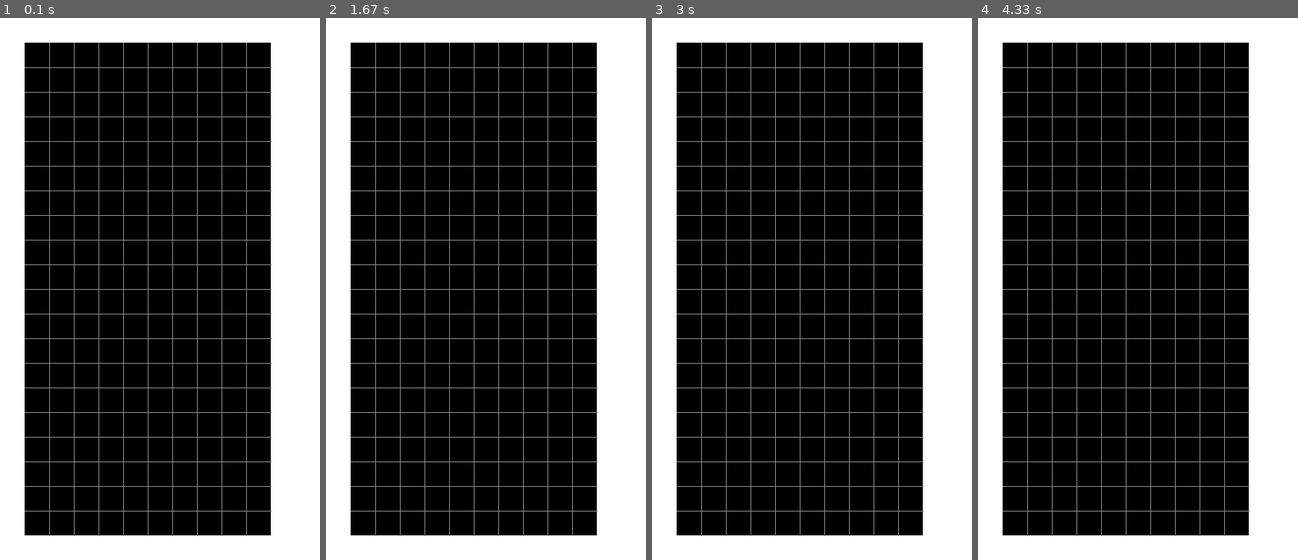
Above: before the commit, frames 1-4 (left to right).
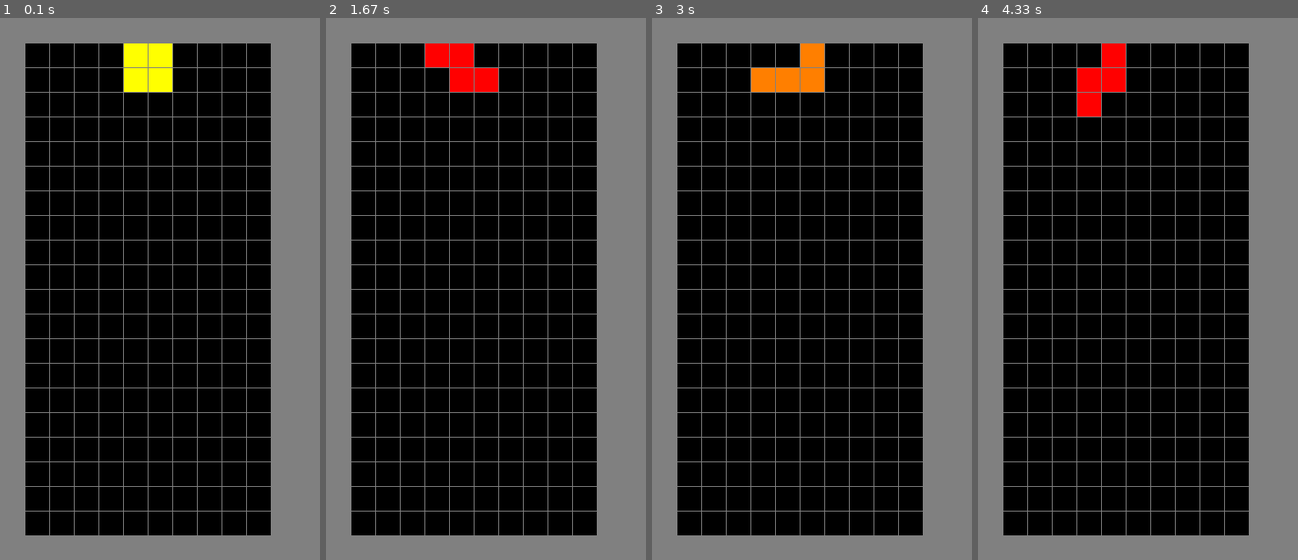
Above: after the commit, the same moments.

Repository: TehDucctator/pygame-tetris
Game: pygame game, started from main.py
Same seed, same stepped clock (60 frames per second), same inputs: the game is played once before the commit and once after it.
Inputs:
- Up to frame 1 (0.1 s): no input
- Up to frame 2 (1.67 s): tap Space at 0.33, 1.23 s; hold Z 0.67-1.13 s; hold Right 0.67-1.13 s; hold Right from 1.17 s (still down); tap C at 1.32 s
- Up to frame 3 (3 s): release Right at 1.67 s; hold Up 1.7-2.23 s; tap Space at 1.77, 2.33, 2.92 s; hold Right 2.27-2.82 s; tap Z at 2.42 s; hold Left from 2.85 s (still down)
- Up to frame 4 (4.33 s): tap C at 3 s; release Left at 3.38 s; hold Down 3.42-3.93 s; tap Space at 3.48, 4.03 s; hold Left from 3.97 s (still down); tap Z at 4.12 s

The runs differ from the first frame. In frame 1, 32% of the frame differs, in the area x 0-100%, y 0-100%; in frame 2, 32%; in frame 3, 32%; in frame 4, 32%.

Commit message:
added queue, draw(), current_piece class, movement, and rotation

Diff:
--- a/main.py
+++ b/main.py
@@ -33,17 +33,17 @@
 pygame.init()
 
 def draw_grid():
-    screen.fill(WHITE)
+    screen.fill(GREY)
     # grid
     pygame.draw.rect(screen, BLACK, [30, 30, 300, 600])
 
-    for i in range(9): # vertical lines
+    for i in range(11): # vertical lines
         offset = i * 30
-        pygame.draw.line(screen, GREY, (60+offset, 30), (60+offset, 630))
+        pygame.draw.line(screen, GREY, (30+offset, 30), (30+offset, 630))
 
-    for i in range(19):
+    for i in range(21):
         offset = i * 30
-        pygame.draw.line(screen, GREY, (30, 60+offset), (330, 60+offset))
+        pygame.draw.line(screen, GREY, (30, 30+offset), (330, 30+offset))
 
 
 SCRN_W, SCRN_H = 390, 660
@@ -59,13 +59,74 @@
 
 pygame.display.set_caption('Pygame Tetris')
 
+q = []
+
+def draw(tetromino: str, x=120, y=30, rotation=0):
+  piece = eval(tetromino)
+  color = piece_colors[tetromino]
+  origin_x, origin_y = x, y
+
+  for row in piece[rotation]:
+    for c in row:
+      if c == 'X':
+        pygame.draw.rect(screen, color, [x+1, y+1, 29, 29])
+
+      x += 30
+    x = origin_x
+    y += 30
+
+  pygame.display.flip()
+
+class current_piece:
+  def __init__(self, shape, x=120, y=30, rotation=0):
+    self.shape = shape
+    self.x = x
+    self.y = y
+    self.rotation = rotation
+
 
 def main():
+    q.extend(generate_bag())
+    current = current_piece(q[0])
+    draw(current.shape, current.x, current.y, current.rotation)
+
     running = True
     while running: # main game loop
+        if len(q) <= 7:
+          q.extend(generate_bag())
+
         for event in pygame.event.get():
             if event.type == pygame.QUIT:
                 running = False
 
+            if event.type == pygame.KEYDOWN:
+                if event.key == pygame.K_RIGHT:
+                    draw_grid()
+                    current.x += 30
+                    draw(current.shape, current.x, current.y, current.rotation)
+                elif event.key == pygame.K_DOWN:
+                    draw_grid()
+                    current.y += 30
+                    draw(current.shape, current.x, current.y, current.rotation)
+                elif event.key == pygame.K_LEFT:
+                    draw_grid()
+                    current.x -= 30
+                    draw(current.shape, current.x, current.y, current.rotation)
+                elif event.key == pygame.K_UP:
+                    draw_grid()
+                    current.rotation += 1 if current.rotation < 3 else -3
+                    draw(current.shape, current.x, current.y, current.rotation)
+                elif event.key == pygame.K_SPACE:
+                    draw_grid()
+                    q.pop(0)
+                    current = current_piece(q[0])
+                    draw(current.shape, current.x, current.y, current.rotation)
+                elif event.key == pygame.K_z:
+                    draw_grid()
+                    current.rotation -= 1 if current.rotation > 0 else -3
+                    draw(current.shape, current.x, current.y, current.rotation)
+                elif event.key == pygame.K_c:
+                    draw_grid()
+
 if __name__ == "__main__":
   main()
